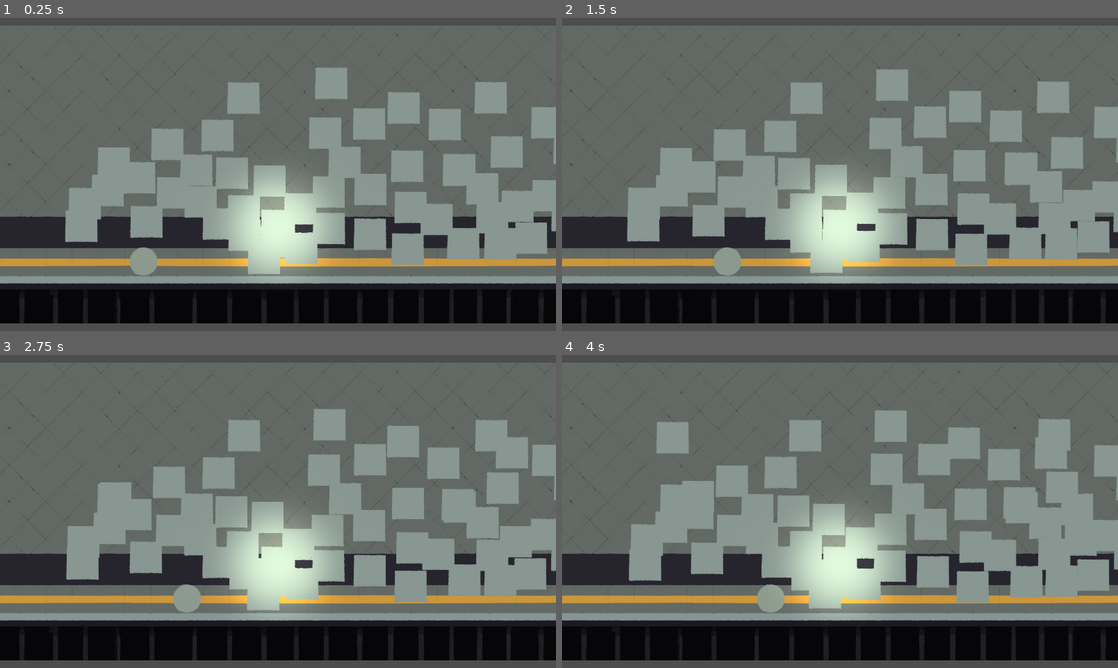
Above: before the commit, frames 1-4 (two rows, left to right).
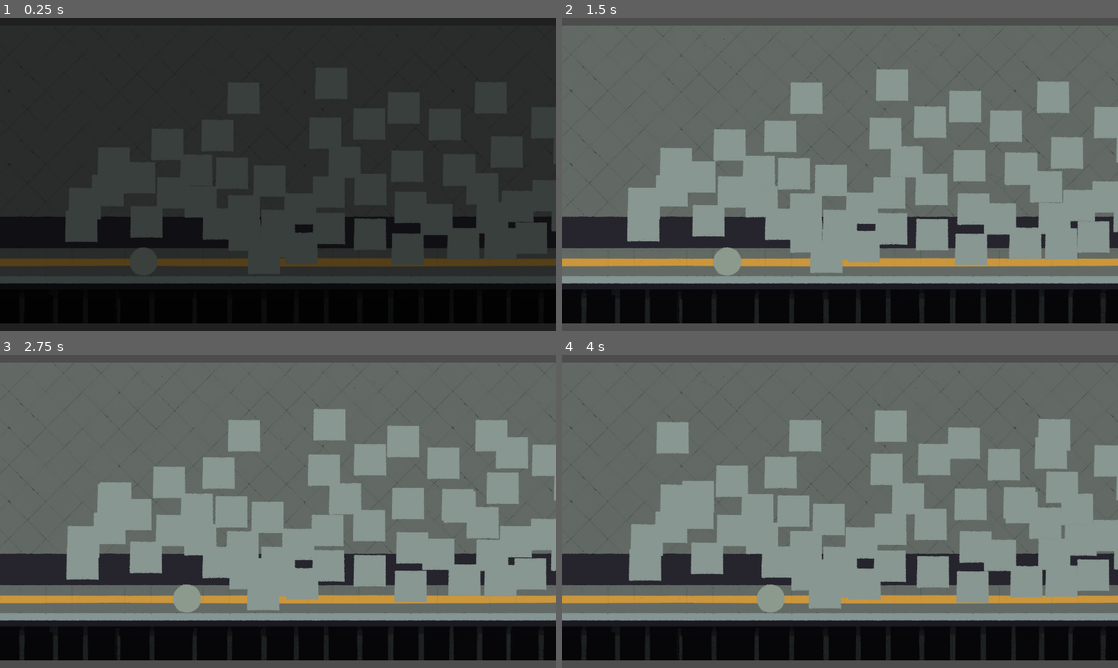
Above: after the commit, the same moments.

Repository: duck-ridge/SubwayPlatform
Game: Godot game, scene res://Scene/scene_temp_lv2.tscn
The game is run twice, just before and just after one commit, with the same random seed, the same clock (stepped at 60 frames per second) and the same inputs. This scene is started directly instead of the project's main scene.
Inputs:
- Up to frame 1 (0.25 s): no input
- Up to frame 2 (1.5 s): tap F (help) at 0.5 s; hold Right (ui_right) 0.53-1.28 s; tap Enter (ui_accept) at 0.6, 0.77, 1.07, 1.35 s; hold Down (ui_down) from 1.28 s (still down)
- Up to frame 3 (2.75 s): tap Enter (ui_accept) at 1.52, 1.82, 2.1 s; release Down (ui_down) at 2.03 s; hold Right (ui_right) from 2.03 s (still down)
- Up to frame 4 (4 s): release Right (ui_right) at 2.78 s; hold Up (ui_up) 2.78-3.53 s; tap Enter (ui_accept) at 2.85, 3.02, 3.32, 3.6, 3.77 s; hold Left (ui_left) from 3.53 s (still down)

The runs differ from the first frame. In frame 1, 87% of the frame differs, in the area x 0-100%, y 0-100%; in frame 2, 4.9%; in frame 3, 4.9%; in frame 4, 4.9%.

Commit message:
pulsing

Diff:
--- a/Player/circleNPC.gd
+++ b/Player/circleNPC.gd
@@ -4,8 +4,23 @@
 var can_followed: bool = false
 var speed: int = 150
 var range
+
+var is_pulsing: bool = false
+
+
+func pulsing():
+	if is_pulsing == false:
+		return
+	var pulsing_tween = create_tween()
+	pulsing_tween.set_loops()
+	pulsing_tween.tween_property($Sprite2D, "scale", Vector2(0.4, 0.4), 0.45).from(Vector2(0.5, 0.5))
+	pulsing_tween.tween_property($Sprite2D, "scale", Vector2(0.5, 0.5), 0.45).from(Vector2(0.4, 0.4))
+	pass
+
 # Called when the node enters the scene tree for the first time.
 func _ready():
+
+	pulsing()
 	SignalBus.connect("help_NPC", hold_hand)
 	SignalBus.connect("stop_breath_audio", stopplay_breath)
 	#is_followed = true
@@ -40,8 +55,14 @@
 
 
 func _on_breath_timer_timeout():
+	is_pulsing = true
+	pulsing()
 	$AudioBreath.play()
+	print("XXXX")
+
 func stopplay_breath():
+	is_pulsing = true
+	#pulsing_tween.stop()
 	$AudioBreath.playing = false
 	$AudioGlow.play()
 	print("XXX")
--- a/Player/circleNPC.tscn
+++ b/Player/circleNPC.tscn
@@ -6,7 +6,7 @@
 [ext_resource type="AudioStream" uid="uid://c42ne5muaxs0i" path="res://Sound/Cosmic_Glow.mp3" id="4_wewm2"]
 
 [sub_resource type="CircleShape2D" id="CircleShape2D_gtnyt"]
-radius = 26.0
+radius = 31.0
 
 [node name="CircleNPC" type="CharacterBody2D"]
 collision_layer = 8
@@ -25,7 +25,7 @@
 
 [node name="AudioGlow" type="AudioStreamPlayer" parent="."]
 stream = ExtResource("4_wewm2")
-volume_db = 20.0
+volume_db = 10.0
 
 [node name="BreathTimer" type="Timer" parent="."]
 wait_time = 11.0
--- a/Scene/scene_temp.gd
+++ b/Scene/scene_temp.gd
@@ -3,6 +3,9 @@
 
 # Called when the node enters the scene tree for the first time.
 func _ready():
+	$CanvasLayer/ColorRect.color.a = 1.0
+	var tween = create_tween()
+	tween.tween_property($CanvasLayer/ColorRect, "modulate:a", 0.0, 0.6)
 	pass
 
 
@@ -63,5 +66,8 @@
 func _on_end_zone_body_entered(body):
 	if body is square_player == false:
 		return
+	var tween = create_tween()
+	tween.tween_property($CanvasLayer/ColorRect, "modulate:a", 1.0, 0.6)
 
+	await tween.finished
 	get_tree().change_scene_to_file("res://Scene/TextLv2.tscn")
--- a/Scene/scene_temp.tscn
+++ b/Scene/scene_temp.tscn
@@ -151,7 +151,7 @@
 [node name="CanvasModulate" type="CanvasModulate" parent="."]
 visible = false
 scale = Vector2(1.5, 1.5)
-color = Color(0.0196078, 0.0196078, 0.0196078, 1)
+color = Color(0.0196078, 0.0196078, 0.0196078, 0)
 
 [node name="PassengerMovingSys" type="Node" parent="."]
 
@@ -314,23 +314,39 @@
 polygon = PackedVector2Array(31.3334, 71.333, -93.3333, 74.6664, -106.667, -66.667, -103.333, -275.334, 22.6667, -274)
 
 [node name="ExitSign1" type="Sprite2D" parent="."]
-position = Vector2(-245.333, 319.333)
+position = Vector2(-299.569, 74.9166)
 scale = Vector2(0.385714, 0.385714)
 texture = ExtResource("11_7686v")
 
 [node name="ExitSign2" type="Sprite2D" parent="."]
-position = Vector2(294.667, 324)
+position = Vector2(240.431, 79.5836)
 scale = Vector2(0.385714, 0.385714)
 texture = ExtResource("11_7686v")
 
 [node name="ExitSign3" type="Sprite2D" parent="."]
-position = Vector2(856.667, 319.333)
+position = Vector2(802.431, 74.9166)
 scale = Vector2(0.385714, 0.385714)
 texture = ExtResource("11_7686v")
 
+[node name="ExitSign4" type="Sprite2D" parent="."]
+position = Vector2(1173.33, 170.667)
+rotation = 1.5708
+scale = Vector2(0.385714, 0.385714)
+texture = ExtResource("11_7686v")
+
 [node name="AudioHeart" type="AudioStreamPlayer" parent="."]
 stream = ExtResource("11_86ho3")
-volume_db = 10.0
+volume_db = 18.0
+
+[node name="CanvasLayer" type="CanvasLayer" parent="."]
+
+[node name="ColorRect" type="ColorRect" parent="CanvasLayer"]
+anchors_preset = 15
+anchor_right = 1.0
+anchor_bottom = 1.0
+grow_horizontal = 2
+grow_vertical = 2
+color = Color(0, 0, 0, 0)
 
 [connection signal="body_entered" from="Area2D" to="." method="_on_area_2d_body_entered"]
 [connection signal="timeout" from="GenerateTimer" to="." method="_on_generate_timer_timeout"]
--- a/Scene/scene_temp_lv2.gd
+++ b/Scene/scene_temp_lv2.gd
@@ -3,8 +3,14 @@
 
 # Called when the node enters the scene tree for the first time.
 func _ready():
+	$CanvasLayer/ColorRect.color.a = 1.0
+	var tween = create_tween()
+	tween.tween_property($CanvasLayer/ColorRect, "modulate:a", 0.0, 0.6)
+
 	circle_move()
 	$PlayerLevel1.action_locked = true
+
+
 	pass
 
 
@@ -94,7 +100,8 @@
 func _on_end_zone_body_entered(body):
 	if body is square_player == false:
 		return
-
+	var tween = create_tween()
+	tween.tween_property($CanvasLayer/ColorRect, "modulate:a", 1.0, 0.6)
 	get_tree().change_scene_to_file("res://Scene/TextTemp.tscn")
 
 
--- a/Scene/scene_temp_lv2.tscn
+++ b/Scene/scene_temp_lv2.tscn
@@ -117,6 +117,7 @@
 limit_bottom = 1080
 
 [node name="PointLight2D4" type="PointLight2D" parent="PlayerLevel1"]
+visible = false
 scale = Vector2(1.5, 1.5)
 color = Color(1, 1, 0.8, 1)
 energy = 0.65
@@ -444,6 +445,16 @@
 [node name="CollisionShape2D" type="CollisionShape2D" parent="EndZone"]
 position = Vector2(24.3334, 26.6667)
 shape = SubResource("RectangleShape2D_g1wmj")
+
+[node name="CanvasLayer" type="CanvasLayer" parent="."]
+
+[node name="ColorRect" type="ColorRect" parent="CanvasLayer"]
+anchors_preset = 15
+anchor_right = 1.0
+anchor_bottom = 1.0
+grow_horizontal = 2
+grow_vertical = 2
+color = Color(0, 0, 0, 1)
 
 [connection signal="body_entered" from="Area2D" to="." method="_on_area_2d_body_entered"]
 [connection signal="timeout" from="LightSys/PointLight2D3/Timer" to="LightSys/PointLight2D3" method="_on_timer_timeout"]
